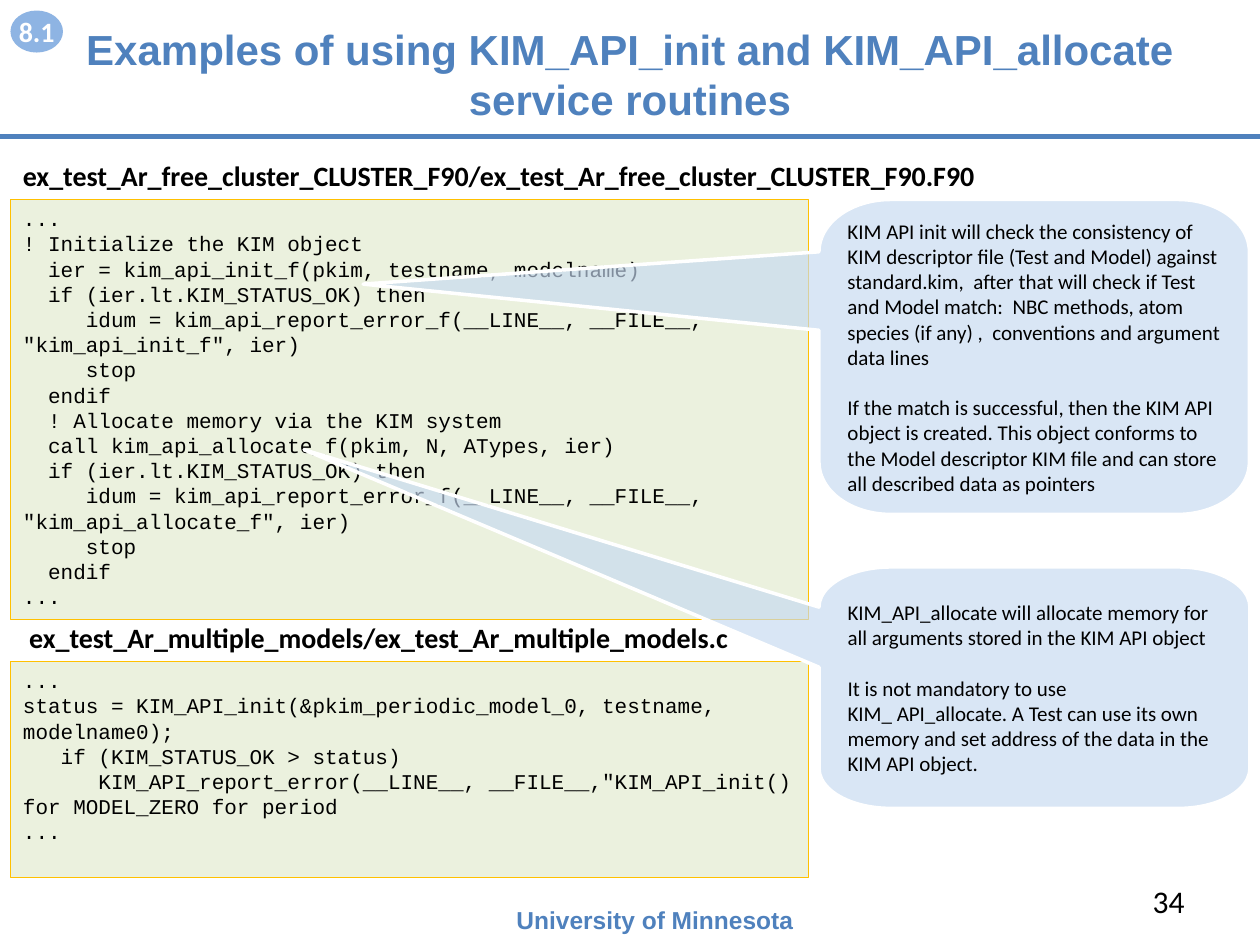
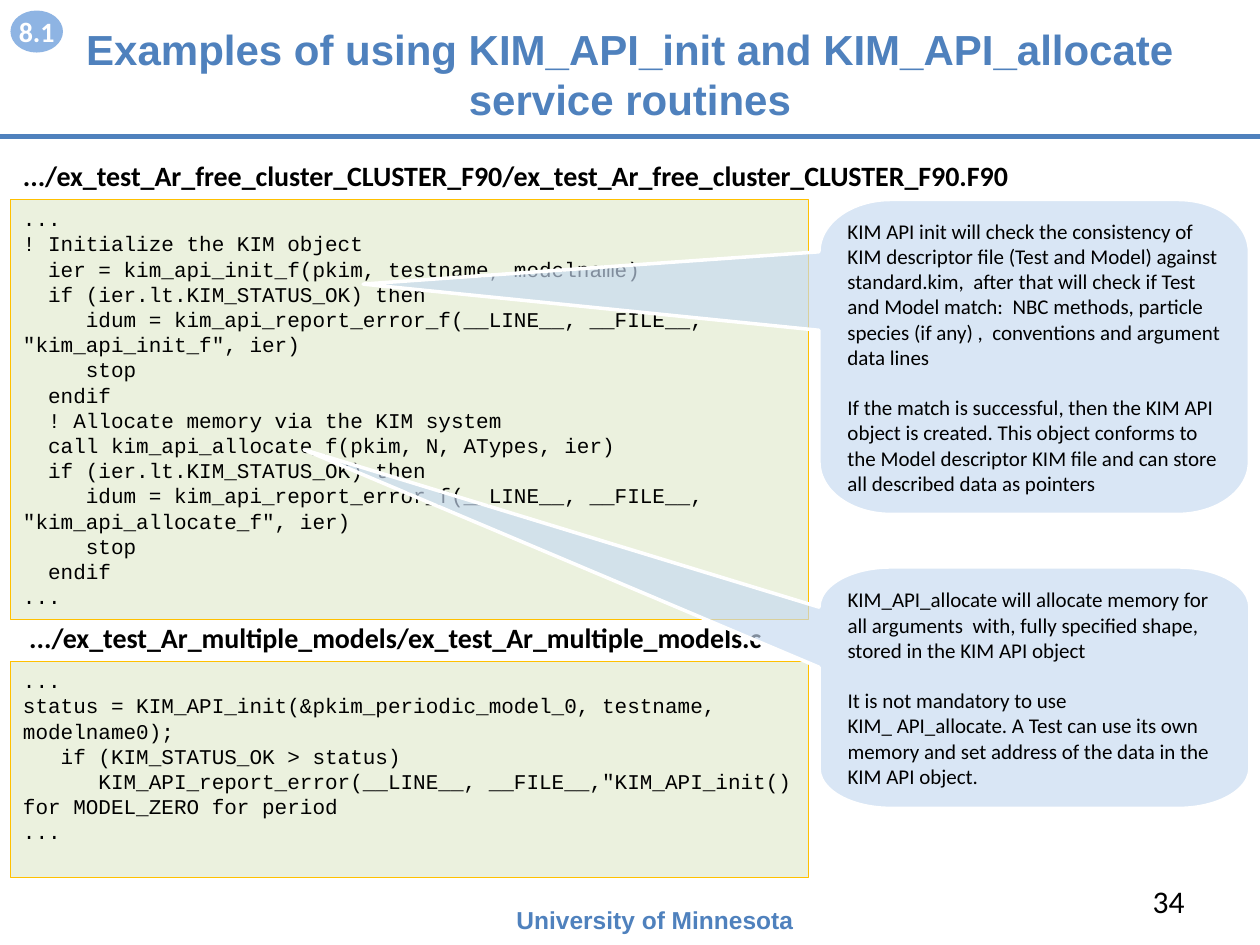
Before and after one commit to openkim/kim-api, a slide deck: slide 34 of DOCs/openkim-api-introduction.pptx. Drawn at 1260x945 pixels with LibreOffice and Linux fonts; fonts in the diff are those of the drawing. Boxes give left, top, right and bottom in pixels: in the first picture for what was removed or moved away, otherwise in the second. Text is boxed around its words. In the diff, an @@ line names an element or a change of style, - is before the commit and + after.

```diff
--- a/DOCs/openkim-api-introduction.pptx
+++ b/DOCs/openkim-api-introduction.pptx
@@ text at (x1=23, y1=166, x2=1008, y2=190): text changed @@
-ex_test_Ar_free_cluster_CLUSTER_F90/ex_test_Ar_free_cluster_CLUSTER_F90.F90
+.../ex_test_Ar_free_cluster_CLUSTER_F90/ex_test_Ar_free_cluster_CLUSTER_F90.F90
@@ text in freeform shape at (x1=847, y1=224, x2=1220, y2=365): text changed @@
-KIM API init will check the consistency of KIM descriptor file (Test and Model) against standard.kim, after that will check if Test and Model match: NBC methods, atom species (if any) , conventions and argument data lines
+KIM API init will check the consistency of KIM descriptor file (Test and Model) against standard.kim, after that will check if Test and Model match: NBC methods, particle species (if any) , conventions and argument data lines
@@ text in freeform shape at (x1=848, y1=592, x2=1208, y2=662): text changed @@
-KIM_API_allocate will allocate memory for all arguments stored in the KIM API object
+KIM_API_allocate will allocate memory for all arguments with, fully specified shape, stored in the KIM API object
@@ text at (x1=29, y1=628, x2=761, y2=653): text changed @@
-ex_test_Ar_multiple_models/ex_test_Ar_multiple_models.c
+.../ex_test_Ar_multiple_models/ex_test_Ar_multiple_models.c
```
Also in this commit, not shown: 24 other slides changed, 1 other file.
